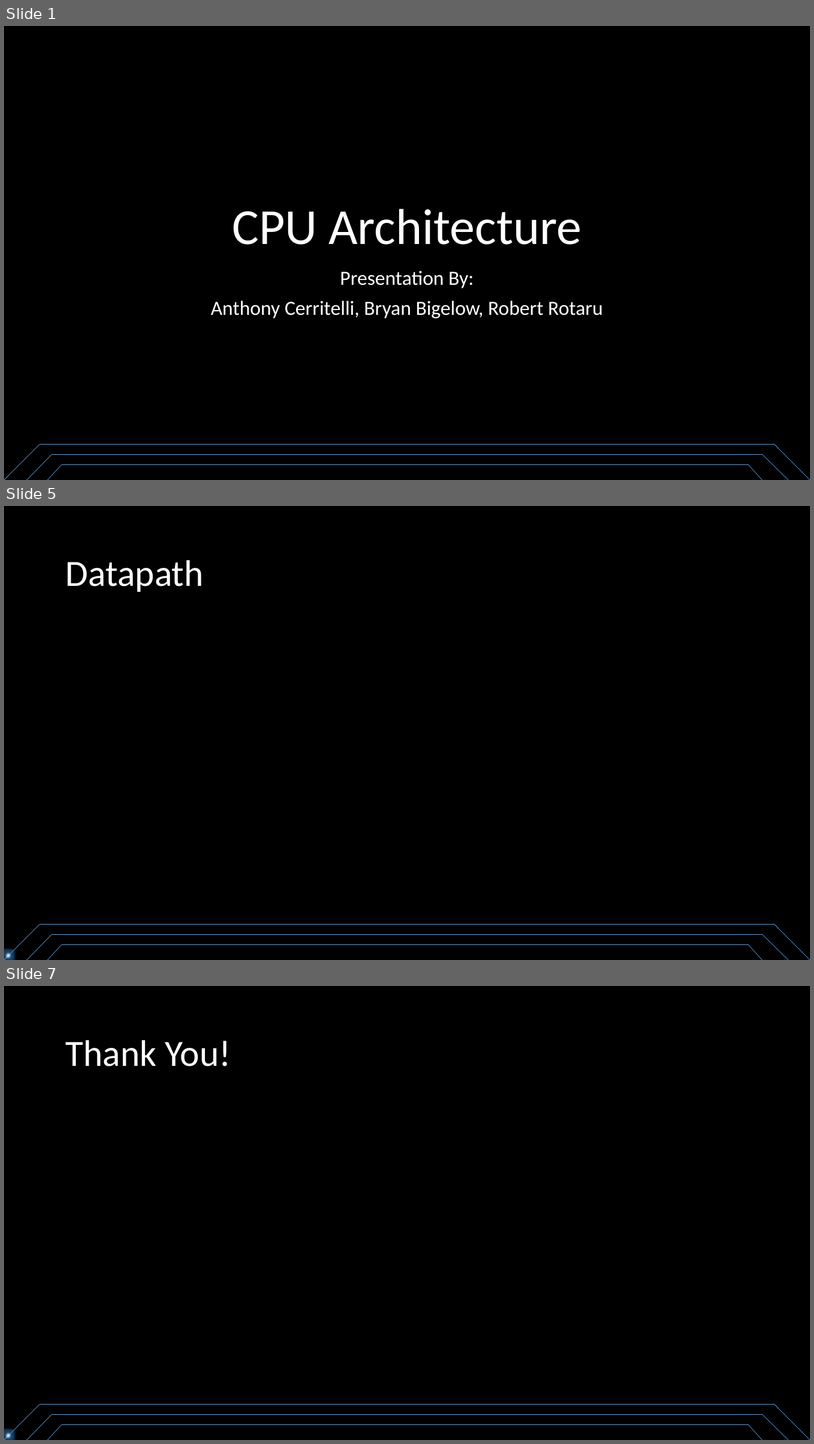
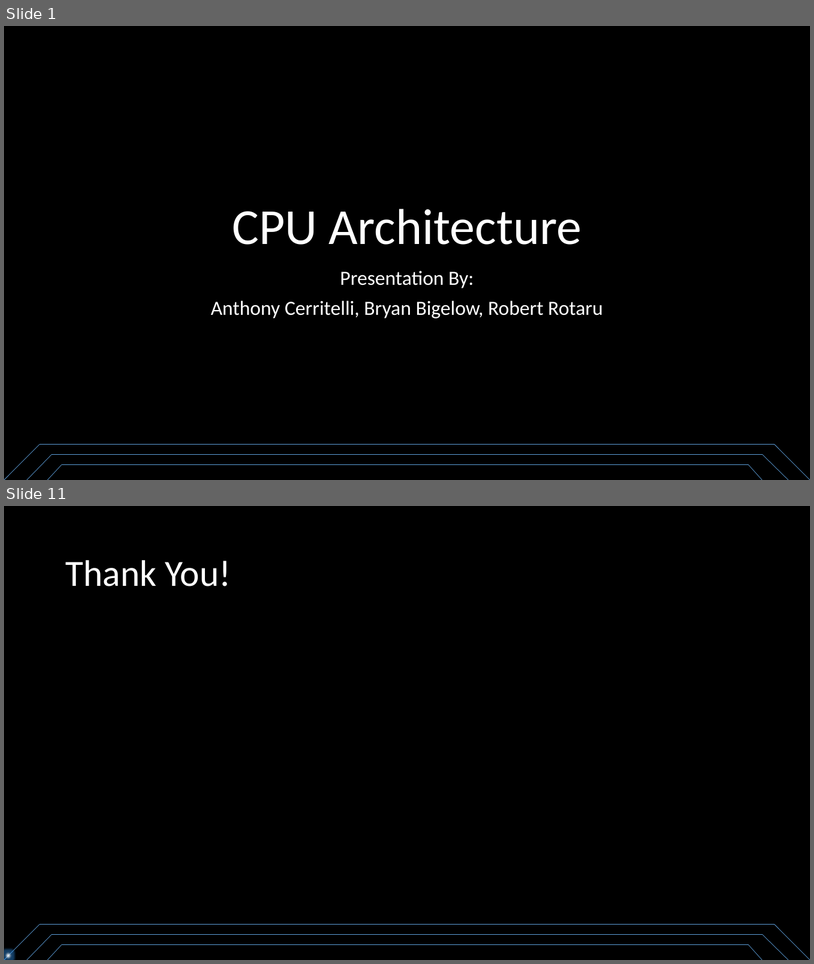
Before and after one commit to rrotaru/CS385-CPU, a slide deck: Source Files/Final/CPU Architecture.pptx. Shown one above the other, each under a label of ours: slides 1, 5 and 7 before the commit, slides 1 and 11 after it; the slides between them are not shown. The pictures are 814x1444 and 814x964 pixels, drawn with LibreOffice and Linux fonts; fonts in the diff are those of the drawing. Boxes give left, top, right and bottom in pixels: in the first picture for what was removed or moved away, otherwise in the second. Text is boxed around its words. In the diff, an @@ line names an element or a change of style, - is before the commit and + after.

```diff
--- a/Source Files/Final/CPU Architecture.pptx
+++ b/Source Files/Final/CPU Architecture.pptx
@@ slide 5 removed at (x1=4, y1=506, x2=810, y2=960), background #000000 @@
@@ title removed at (x1=65, y1=560, x2=203, y2=592) @@
-Datapath
@@ line removed from (39, 924) to (4, 960) @@
@@ line removed from (52, 934) to (27, 960) @@
@@ line removed from (775, 924) to (39, 924) @@
@@ line removed from (762, 934) to (52, 934) @@
@@ line removed from (789, 960) to (762, 934) @@
@@ line removed from (810, 960) to (775, 924) @@
@@ ellipse removed at (x1=4, y1=951, x2=12, y2=960) @@
@@ line removed from (62, 944) to (48, 960) @@
@@ line removed from (749, 944) to (62, 944) @@
@@ line removed from (762, 960) to (749, 944) @@
@@ what was slide 7 is now slide 11 @@
```
Also in this commit, not shown: 3 slides changed, 6 slides added, 1 other slide removed, 4 other files.
